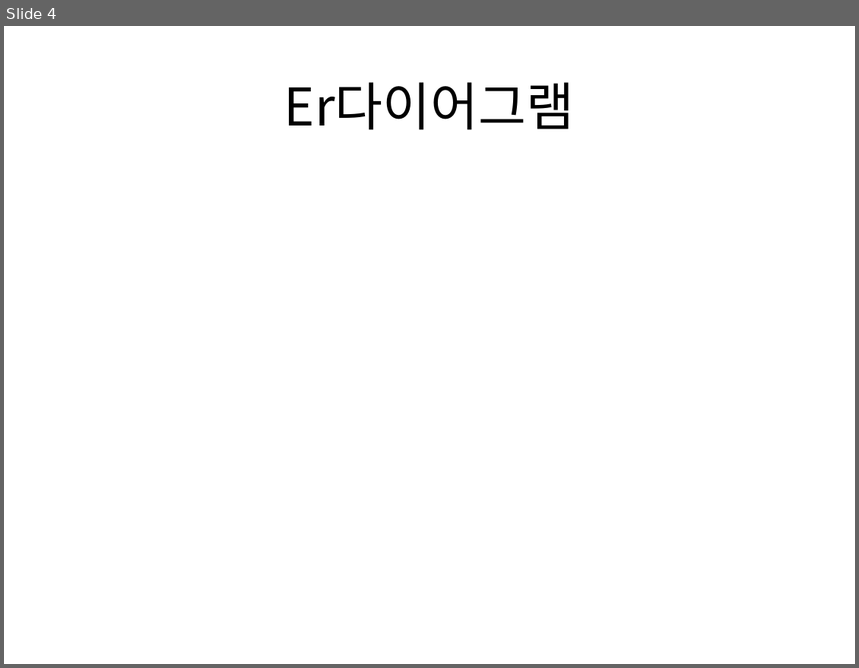
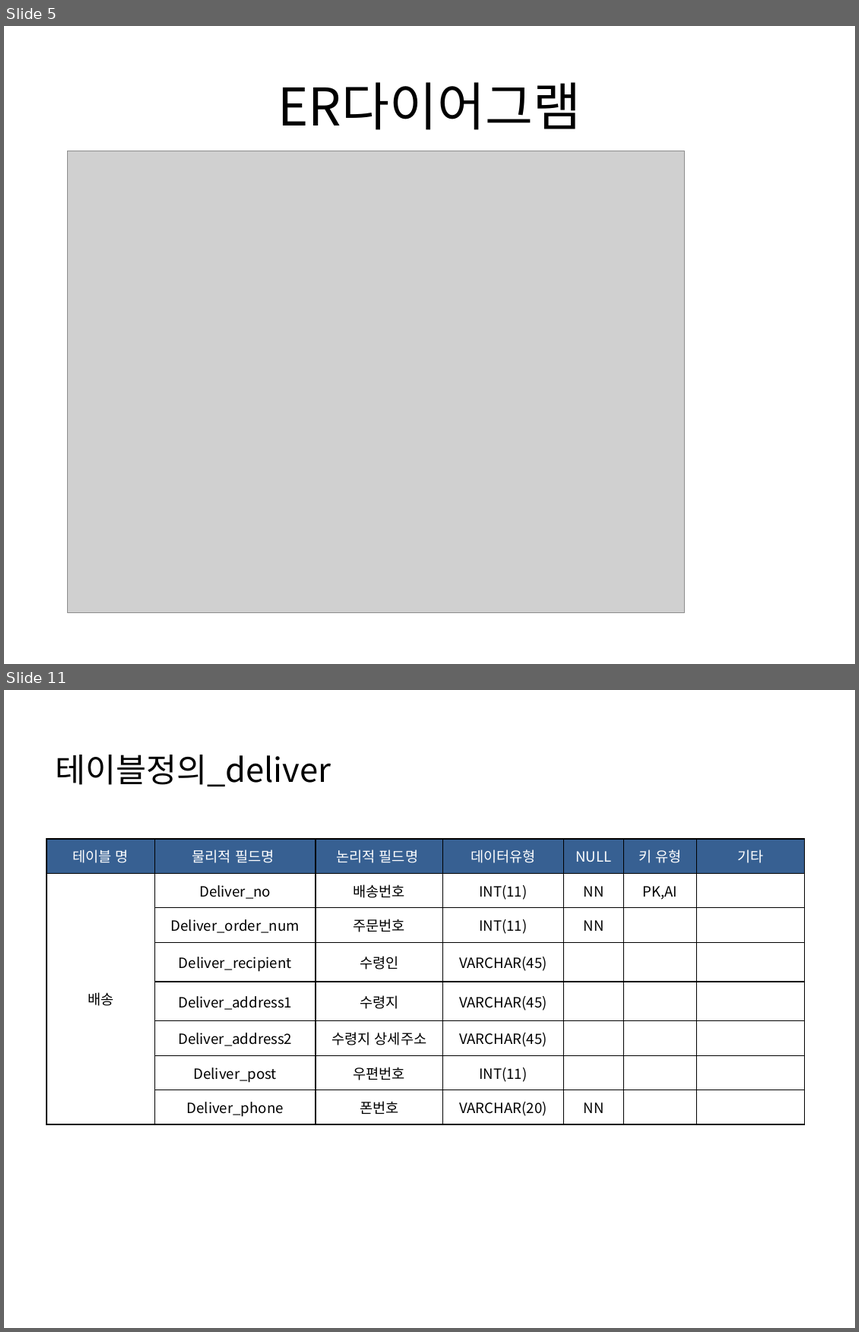
Before and after one commit to yeonjihyo/Leather, a slide deck: leather_last/JH Leather PPT.pptx. Shown one above the other, each under a label of ours: slide 4 before the commit, slides 5 and 11 after it; the slides between them are not shown. The pictures are 859x668 and 859x1332 pixels, drawn with LibreOffice and Linux fonts; fonts in the diff are those of the drawing; grey boxes stand for pictures. Boxes give left, top, right and bottom in pixels: in the first picture for what was removed or moved away, otherwise in the second. Text is boxed around its words. In the diff, an @@ line names an element or a change of style, - is before the commit and + after.

```diff
--- a/leather_last/JH Leather PPT.pptx
+++ b/leather_last/JH Leather PPT.pptx
@@ slide 11 added at <box>4,690,855,1328</box>, background #FFFFFF @@
@@ title added at <box>55,755,331,787</box>, 28 pt, text #000000 @@
+테이블정의_deliver
@@ table added at <box>47,839,805,1120</box>, 8 rows, 7 columns @@
+테이블 명 | 물리적 필드명 | 논리적 필드명 | 데이터유형 | NULL | 키 유형 | 기타
+배송 | Deliver_no | 배송번호 | INT(11) | NN | PK,AI | 
+ | Deliver_order_num | 주문번호 | INT(11) | NN |  | 
+ | Deliver_recipient | 수령인 | VARCHAR(45) |  |  | 
+ | Deliver_address1 | 수령지 | VARCHAR(45) |  |  | 
+ | Deliver_address2 | 수령지 상세주소 | VARCHAR(45) |  |  | 
+ | Deliver_post | 우편번호 | INT(11) |  |  | 
+ | Deliver_phone | 폰번호 | VARCHAR(20) | NN |  | 
@@ what was slide 4 is now slide 5 @@
@@ slide 5 changed as well @@
@@ title at <box>278,82,581,130</box>: text changed @@
-Er다이어그램
+ER다이어그램
@@ picture added at <box>68,151,684,613</box> @@
```
Also in this commit, not shown: 6 other slides changed, 5 other slides added, 31 other files.
